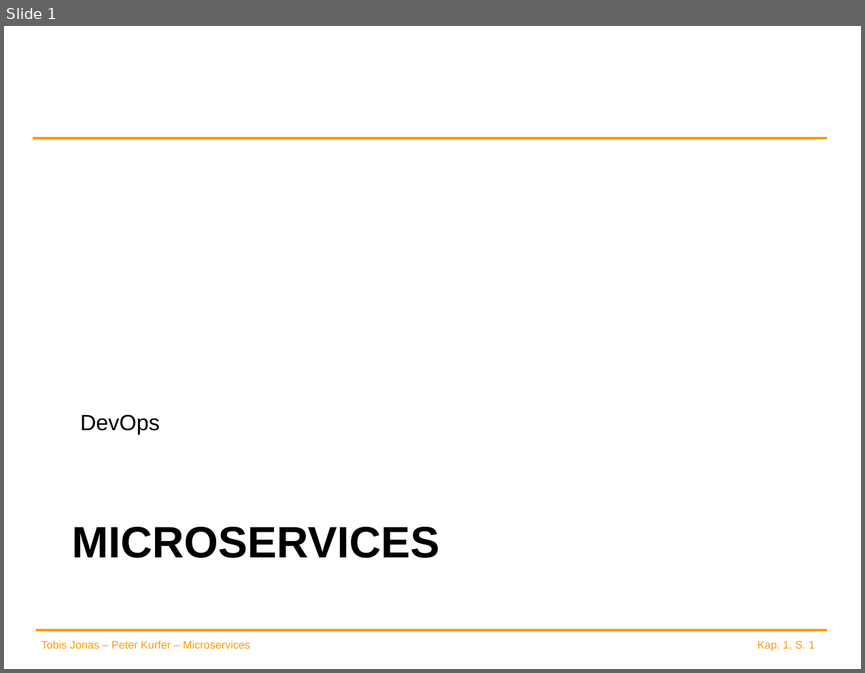
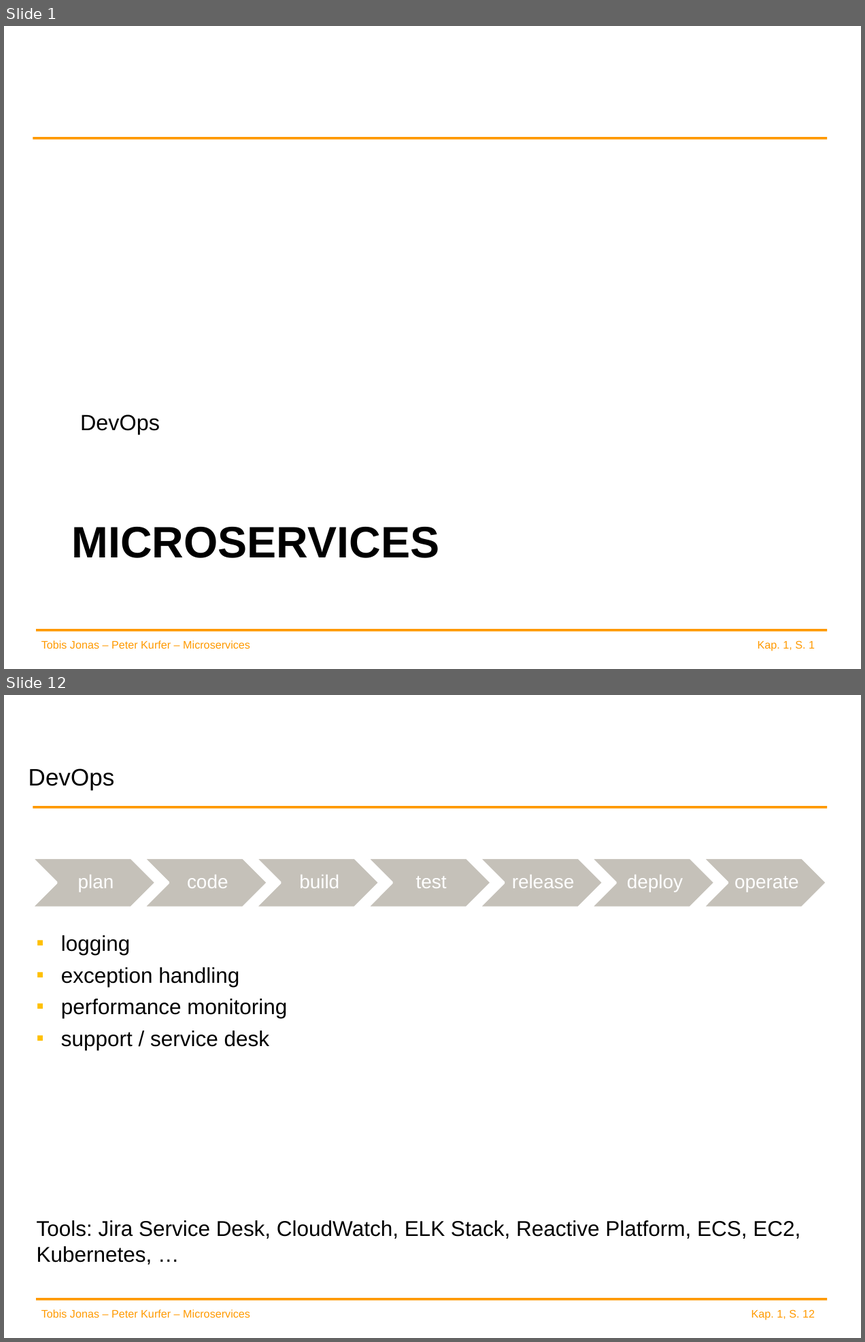
Before and after one commit to spoeck/Lectures, a slide deck: 03-DevOps/DevOps.pptx. Shown one above the other, each under a label of ours: slide 1 before the commit, slides 1 and 12 after it; the slides between them are not shown. The pictures are 865x673 and 865x1342 pixels, drawn with LibreOffice and Linux fonts; fonts in the diff are those of the drawing; background and template pictures are left out. Boxes give left, top, right and bottom in pixels: in the first picture for what was removed or moved away, otherwise in the second. Text is boxed around its words. In the diff, an @@ line names an element or a change of style, - is before the commit and + after.

```diff
--- a/03-DevOps/DevOps.pptx
+++ b/03-DevOps/DevOps.pptx
@@ slide 12 added at box(4, 695, 861, 1338), background #FFFFFF; not listed: 4 template elements that a slide beside it also shows @@
@@ title added at box(28, 768, 115, 790), 20 pt, text #000000 @@
+DevOps
@@ group added at box(31, 858, 827, 907): 7 chevrons, 7 texts @@
+plan
+code
+build
+test
+release
+deploy
+operate
@@ text added at box(37, 935, 800, 1264), 18 pt, text #000000 @@
+▪ logging
+▪ exception handling
+▪ performance monitoring
+▪ support / service desk
+Tools: Jira Service Desk, CloudWatch, ELK Stack, Reactive Platform, ECS, EC2, Kubernetes, …
```
Also in this commit, not shown: 1 slide changed, 11 other slides added.
